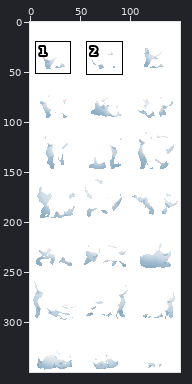
File history of a sprite sheet, sprites/shadersnewwhite.png. The picture above shows the old version from afar; the outline marks the close-up.
Close-up. The starting point:
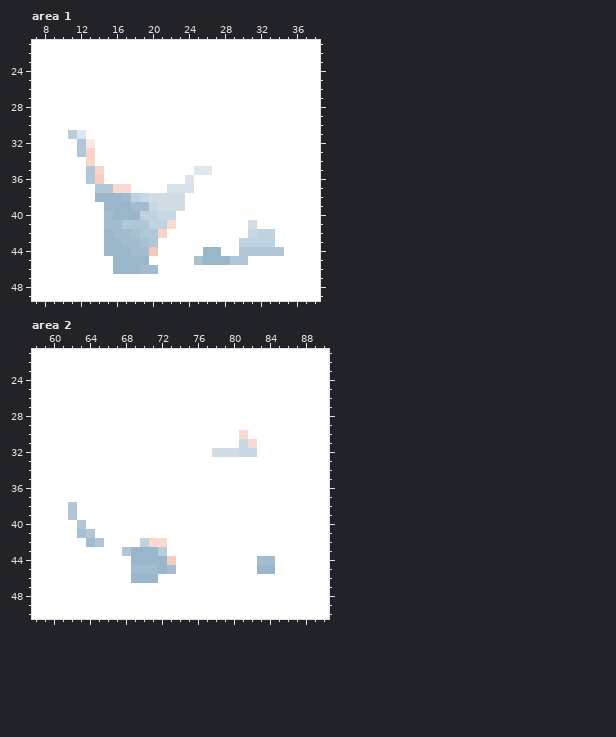
The file is 150x350 pixels. Colours within 5 levels of each other are drawn and written as one. Shown: area 1: x 7..38, y 21..49; area 2: x 58..90, y 21..50. The commit also changed other parts of the picture, which this record leaves out.
The result:
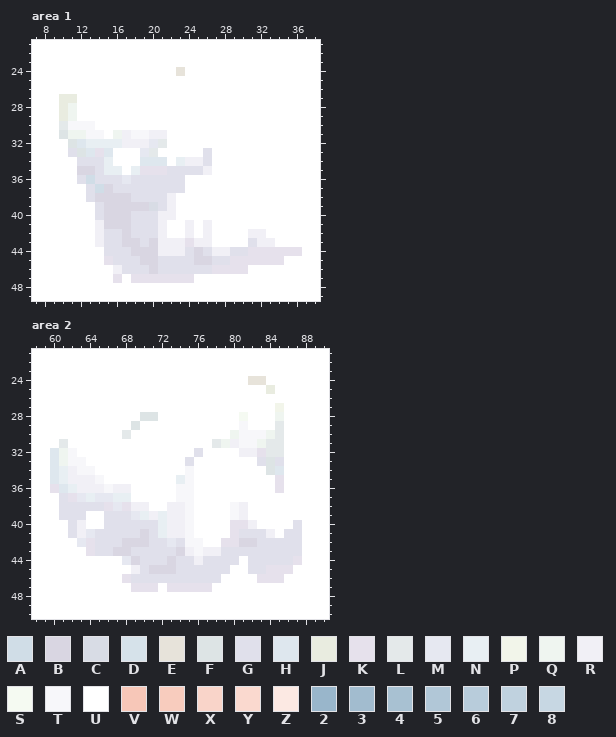
Palette (. is transparent): A #d0dde7  B #d9d6e2  C #d8dce5  D #d6e2ea  E #e7e3da  F #dde4e5  G #e0e0eb  H #dee7ee  J #e9ece0  K #e6e1ec  L #e4e9ea  M #e6e8f1  N #e8eff3  P #f2f5ea  Q #eff5f0  R #f1f0f6  S #f5faf2  T #f7f7fa  U #ffffff  V #f7c7b8  W #f8ccbe  X #f9d4c9  Y #fad9cf  Z #fce9e3  2 #99b6cb  3 #a2bccf  4 #a8c1d2  5 #b1c7d7  6 #b8ccdb  7 #c0d2df  8 #c7d7e3
Diff:
--- area 1
@@ x 7..38 @@
 23 UUUUUUUUUUUUUUUUUUUUUUUUUUUUUUUU
-24 UUUUUUUUUUUUUUUUUUUUUUUUUUUUUUUU
+24 UUUUUUUUUUUUUUUUEUUUUUUUUUUUUUUU
 25 UUUUUUUUUUUUUUUUUUUUUUUUUUUUUUUU
 26 UUUUUUUUUUUUUUUUUUUUUUUUUUUUUUUU
-27 UUUUUUUUUUUUUUUUUUUUUUUUUUUUUUUU
-28 UUUUUUUUUUUUUUUUUUUUUUUUUUUUUUUU
-29 UUUUUUUUUUUUUUUUUUUUUUUUUUUUUUUU
-30 UUUUUUUUUUUUUUUUUUUUUUUUUUUUUUUU
-31 UUUU6HUUUUUUUUUUUUUUUUUUUUUUUUUU
-32 UUUUU5ZUUUUUUUUUUUUUUUUUUUUUUUUU
-33 UUUUU5XUUUUUUUUUUUUUUUUUUUUUUUUU
-34 UUUUUUXUUUUUUUUUUUUUUUUUUUUUUUUU
-35 UUUUUU5XUUUUUUUUUUHHUUUUUUUUUUUU
-36 UUUUUU5WUUUUUUUUUGUUUUUUUUUUUUUU
-37 UUUUUUU55YYUUUUDDDUUUUUUUUUUUUUU
-38 UUUUUUU222378AAAAUUUUUUUUUUUUUUU
-39 UUUUUUUU222338AAAUUUUUUUUUUUUUUU
-40 UUUUUUUU32227788UUUUUUUUUUUUUUUU
-41 UUUUUUUU3355577YUUUUUUUUAUUUUUUU
-42 UUUUUUUU233455XUUUUUUUUU877UUUUU
-43 UUUUUUUU223345UUUUUUUUU7777UUUUU
-44 UUUUUUUU22233VUUUUU22UU55555UUUU
-45 UUUUUUUUU2222UUUUU422255UUUUUUUU
-46 UUUUUUUUU22233UUUUUUUUUUUUUUUUUU
-47 UUUUUUUUUUUUUUUUUUUUUUUUUUUUUUUU
+27 UUUJJUUUUUUUUUUUUUUUUUUUUUUUUUUU
+28 UUUJQUUUUUUUUUUUUUUUUUUUUUUUUUUU
+29 UUUJQUUUUUUUUUUUUUUUUUUUUUUUUUUU
+30 UUULTTTUUUUUUUUUUUUUUUUUUUUUUUUU
+31 UUUFQQTTUQRTTRRUUUUUUUUUUUUUUUUU
+32 UUUUFHNNNNRRRMLUUUUUUUUUUUUUUUUU
+33 UUUUGFHKHUUUMLUUUUUGUUUUUUUUUUUU
+34 UUUUUGGGNUUUHHHUNRRGUUUUUUUUUUUU
+35 UUUUUBBGNNUNKKKGGGGRUUUUUUUUUUUU
+36 UUUUUGAGGGMGGGGGGUUUUUUUUUUUUUUU
+37 UUUUUUGABGGGGGGGGUUUUUUUUUUUUUUU
+38 UUUUUUGBBBBGGGGRUUUUUUUUUUUUUUUU
+39 UUUUUUUGBBBBBCGRUUUUUUUUUUUUUUUU
+40 UUUUUUUGBBBGGGRRUUUUUUUUUUUUUUUU
+41 UUUUUUURBBBGGGRUURURUUUUUUUUUUUU
+42 UUUUUUURGGBGGGRUURURUUUURRUUUUUU
+43 UUUUUUURGGBBGBRRRKRRUUUUGRRUUUUU
+44 UUUUUUUUGGGBBBRRRGBGRRGGKKKKKKUU
+45 UUUUUUUUKGGGBBGGGGBBGGKKKKKKUUUU
+46 UUUUUUUUURGGGBGGGGGGKKKKUUUUUUUU
+47 UUUUUUUUUKUKKKKKKKUUUUUUUUUUUUUU
 48 UUUUUUUUUUUUUUUUUUUUUUUUUUUUUUUU
--- area 2
@@ x 58..90 @@
 23 UUUUUUUUUUUUUUUUUUUUUUUUUUUUUUUUU
-24 UUUUUUUUUUUUUUUUUUUUUUUUUUUUUUUUU
-25 UUUUUUUUUUUUUUUUUUUUUUUUUUUUUUUUU
+24 UUUUUUUUUUUUUUUUUUUUUUUUEEUUUUUUU
+25 UUUUUUUUUUUUUUUUUUUUUUUUUUJUUUUUU
 26 UUUUUUUUUUUUUUUUUUUUUUUUUUUUUUUUU
-27 UUUUUUUUUUUUUUUUUUUUUUUUUUUUUUUUU
-28 UUUUUUUUUUUUUUUUUUUUUUUUUUUUUUUUU
-29 UUUUUUUUUUUUUUUUUUUUUUUUUUUUUUUUU
-30 UUUUUUUUUUUUUUUUUUUUUUUYUUUUUUUUU
-31 UUUUUUUUUUUUUUUUUUUUUUU8YUUUUUUUU
-32 UUUUUUUUUUUUUUUUUUUUAAA88UUUUUUUU
-33 UUUUUUUUUUUUUUUUUUUUUUUUUUUUUUUUU
-34 UUUUUUUUUUUUUUUUUUUUUUUUUUUUUUUUU
-35 UUUUUUUUUUUUUUUUUUUUUUUUUUUUUUUUU
-36 UUUUUUUUUUUUUUUUUUUUUUUUUUUUUUUUU
-37 UUUUUUUUUUUUUUUUUUUUUUUUUUUUUUUUU
-38 UUUU5UUUUUUUUUUUUUUUUUUUUUUUUUUUU
-39 UUUU5UUUUUUUUUUUUUUUUUUUUUUUUUUUU
-40 UUUUU5UUUUUUUUUUUUUUUUUUUUUUUUUUU
-41 UUUUU45UUUUUUUUUUUUUUUUUUUUUUUUUU
-42 UUUUUU35UUUU7YYUUUUUUUUUUUUUUUUUU
-43 UUUUUUUUUU52226UUUUUUUUUUUUUUUUUU
-44 UUUUUUUUUUU2222WUUUUUUUUU33UUUUUU
-45 UUUUUUUUUUU33323UUUUUUUUU22UUUUUU
-46 UUUUUUUUUUU222UUUUUUUUUUUUUUUUUUU
-47 UUUUUUUUUUUUUUUUUUUUUUUUUUUUUUUUU
+27 UUUUUUUUUUUUUUUUUUUUUUUUUUUPUUUUU
+28 UUUUUUUUUUUUFFUUUUUUUUUSUUUQUUUUU
+29 UUUUUUUUUUUFUUUUUUUUUUUTUUULUUUUU
+30 UUUUUUUUUULUUUUUUUUUUUQTTTQLUUUUU
+31 UUULUUUUUUUUUUUUUUUULQRTTQLLUUUUU
+32 UUHQTUUUUUUUUUUUUUGUUUURRKLLUUUUU
+33 UUHQTTUUUUUUUUUUUGUUUUUUUGFGUUUUU
+34 UUHNRTTUUUUUUUUUUTUUUUUUUUFHUUUUU
+35 UUHNRRRTUUUUUUUUNTUUUUUUUUUKUUUUU
+36 UUKHNRRRTRRUUUUUTTUUUUUUUUUKUUUUU
+37 UUUGKMNMMNNUUUUUTTUUUUUUUUUUUUUUU
+38 UUUGGGGGKMKRRUURRTUUUUTRUUUUUUUUU
+39 UUUGGGUUGGGMNRNRRTUUUUTRUUUUUUUUU
+40 UUUUGRUUGGGGGGNRRTUUUUKKRUUUUGUUU
+41 UUUUGRMGGGGGBGNRRTUUUUKGGGRUGGUUU
+42 UUUUUMKGGGBBBGGMGTTUUKKBBGGGGGUUU
+43 UUUUUUKGGBBGGGGGBRTRRGGGGGGGGGUUU
+44 UUUUUUUUUUMBGGGBGGRGGGGUGGGGGKUUU
+45 UUUUUUUUUUURGBBBGGGGGGUUGGKKKUUUU
+46 UUUUUUUUUUKGGGGGGGGGGUUUUKKKUUUUU
+47 UUUUUUUUUUUKKKUKKKKKUUUUUUUUUUUUU
 48 UUUUUUUUUUUUUUUUUUUUUUUUUUUUUUUUU
Pixel boxes of the changes (left, top, right, bottom) in both close-ups:
changed: (176, 67, 185, 76)
changed: (59, 94, 302, 283)
changed: (50, 376, 302, 592)
